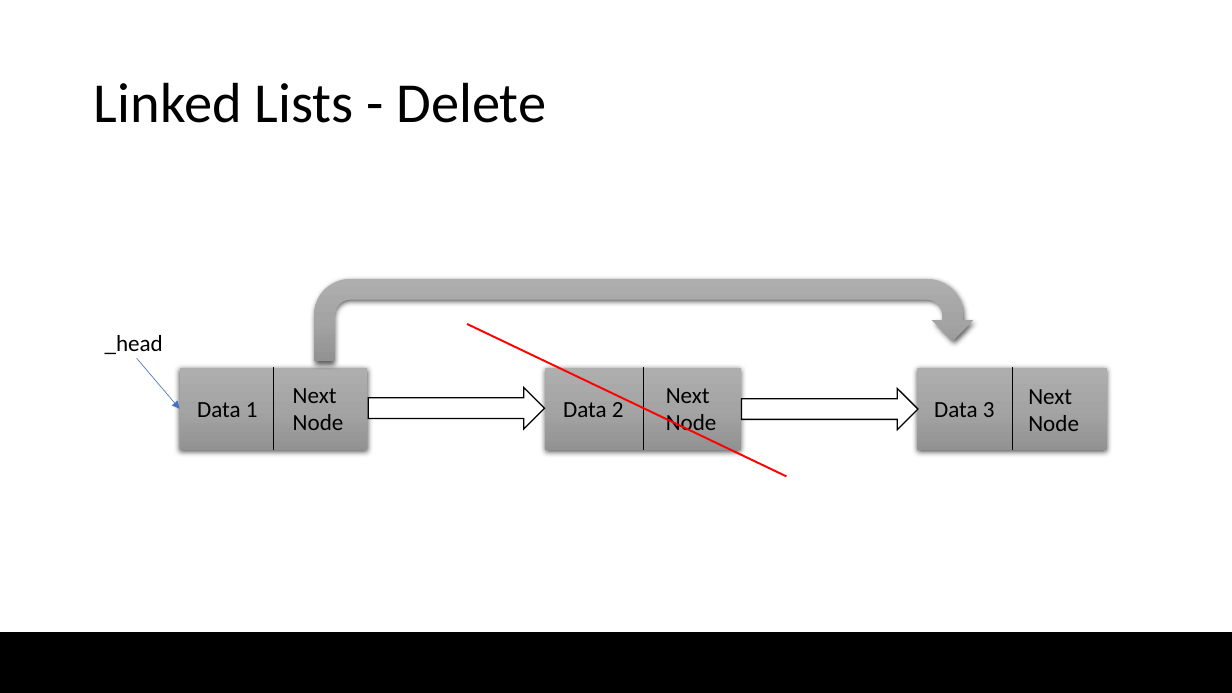
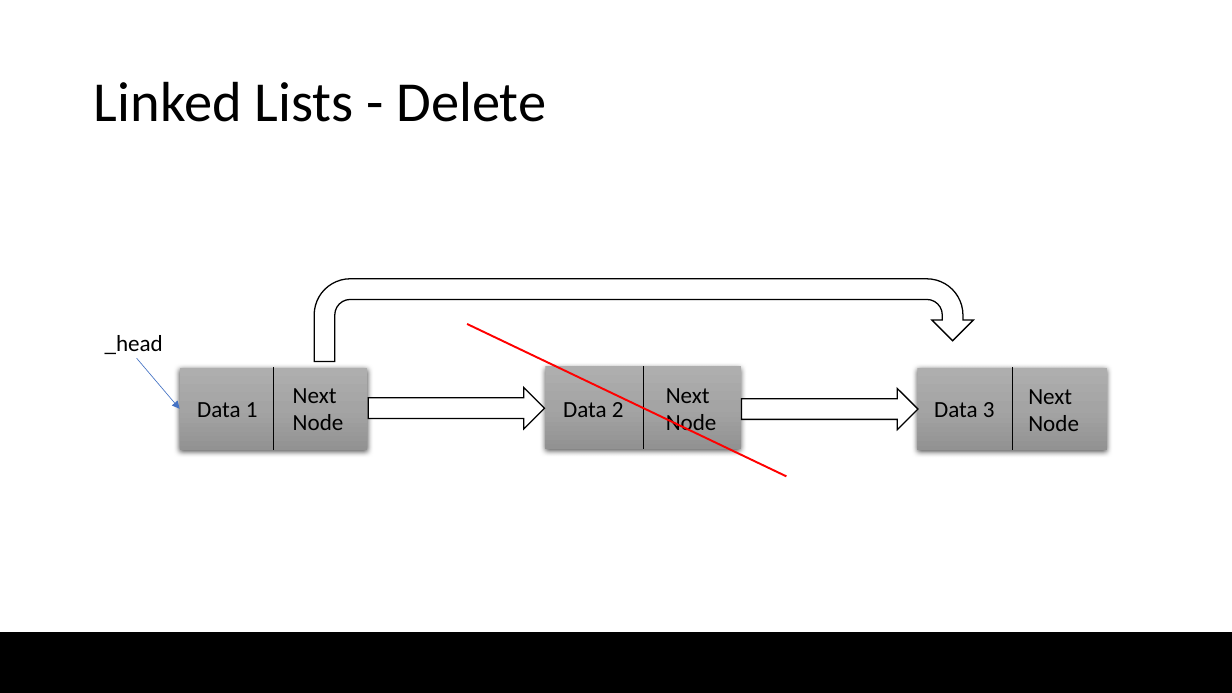
Before and after one commit to Noah274/Grundner-Ferecean-Linked-List-2022, a slide deck: slide 8 of Linked_List.pptx (slide 5 before the commit). Drawn at 1232x693 pixels with LibreOffice and Linux fonts; fonts in the diff are those of the drawing; background and template pictures are left out. Boxes give left, top, right and bottom in pixels: in the first picture for what was removed or moved away, otherwise in the second. Text is boxed around its words. In the diff, an @@ line names an element or a change of style, - is before the commit and + after.

Commit message:
finished the presentation final push

```diff
--- a/Linked_List.pptx
+++ b/Linked_List.pptx
@@ uturn arrow at [314, 279, 973, 361]: fill gradient #AFAFAF to #A5A5A5 to #939393 to #FFFFFF; outline none to #000000 1 pt; shadow off @@
```
Also in this commit, not shown: 1 other slide changed.
